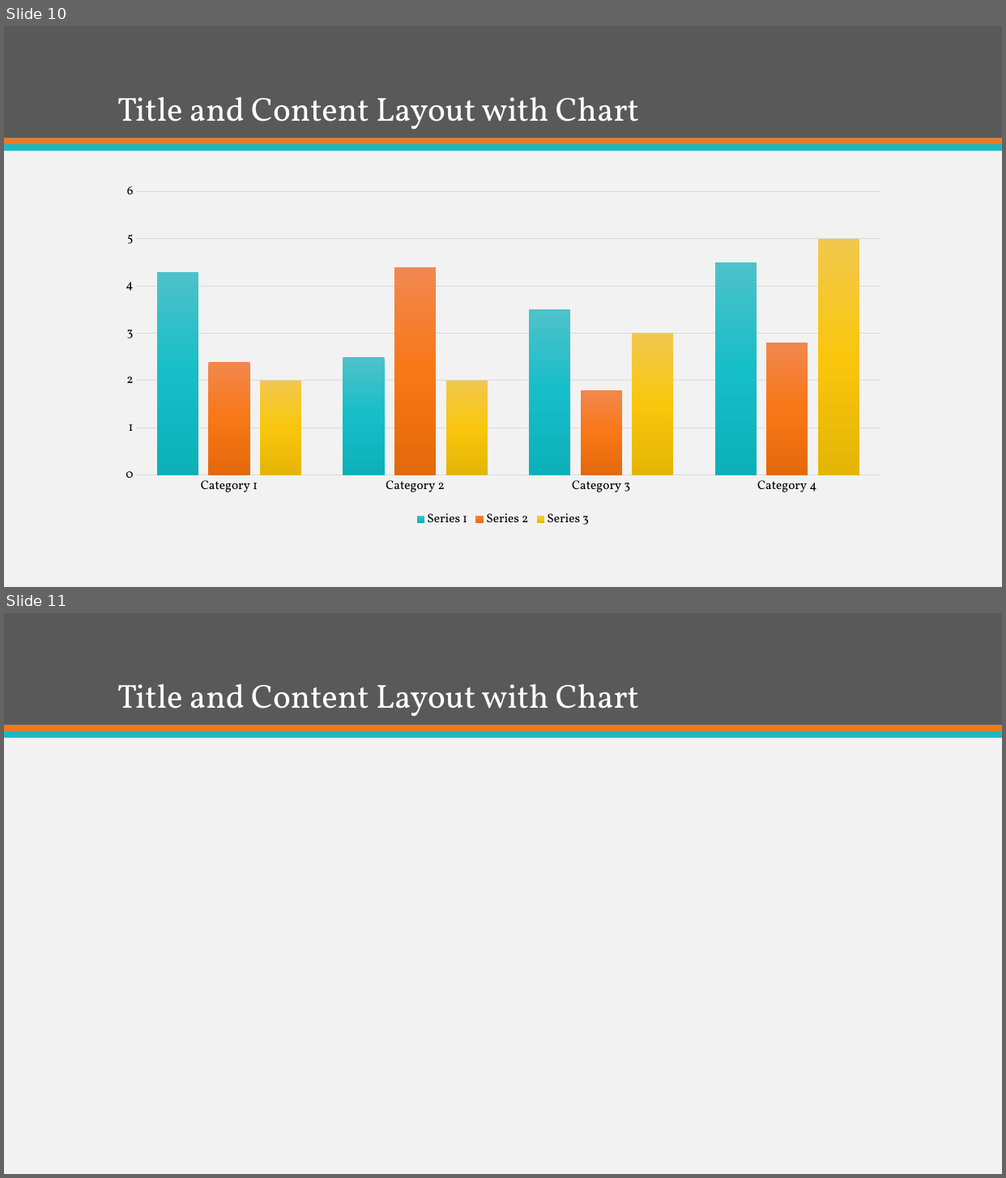
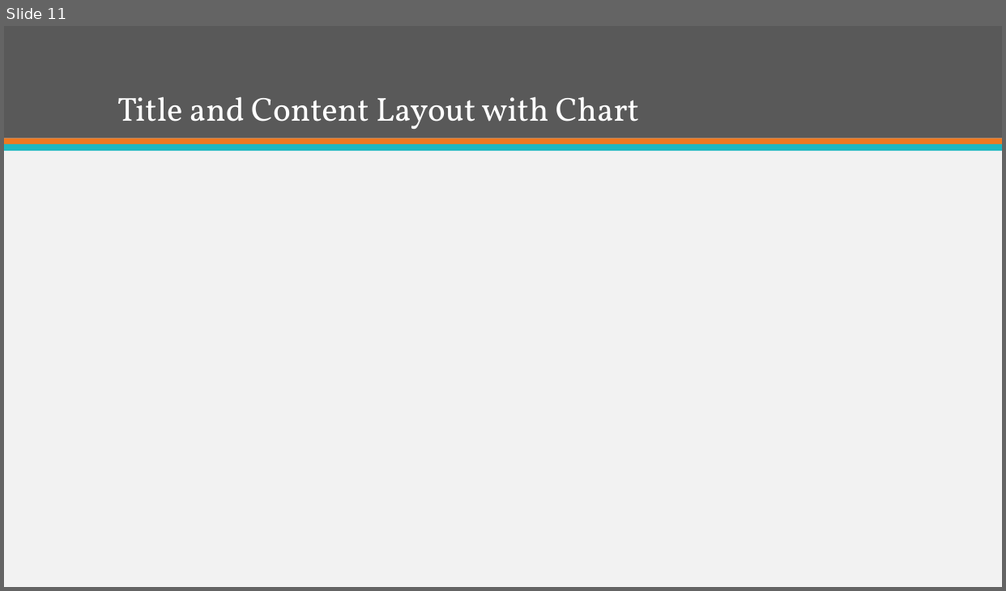
Before and after one commit to ItsGreyedOut/Brewery-Startup, a slide deck: presentation.pptx. Shown one above the other, each under a label of ours: slides 10 and 11 before the commit, slide 11 after it. The pictures are 1006x1178 and 1006x591 pixels, drawn with LibreOffice and Linux fonts; fonts in the diff are those of the drawing. Boxes give left, top, right and bottom in pixels: in the first picture for what was removed or moved away, otherwise in the second. Text is boxed around its words. In the diff, an @@ line names an element or a change of style, - is before the commit and + after.

```diff
--- a/presentation.pptx
+++ b/presentation.pptx
@@ slide 10 removed at bbox=[4, 26, 1002, 587], background #F2F2F2; not listed: 3 template elements that a slide beside it also shows @@
@@ title removed at bbox=[117, 96, 639, 129] @@
-Title and Content Layout with Chart
@@ column chart removed at bbox=[110, 176, 897, 531] @@
-categories: Category 1, Category 2, Category 3, Category 4
-Series 1: 4.3, 2.5, 3.5, 4.5
-Series 2: 2.4, 4.4, 1.8, 2.8
-Series 3: 2, 2, 3, 5
```
Also in this commit, not shown: 1 slide changed, 2 slides added, 1 other slide removed, 2 other files.
